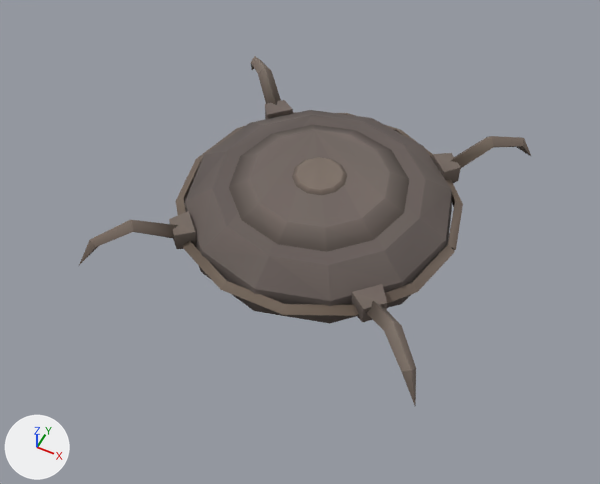
What one commit did to the glTF model assets/ca/gear/gear_mine.glb.
One viewpoint serves both versions: a 50 mm camera at (0.305, -0.662, 0.763) aimed at (0.002, -0.056, 0.006). The axes (+X, +Y, +Z) are drawn at lower left. The lights are the same throughout. The first picture is the older version. Vertices at exactly the same position are counted once.

Names of what the first picture shows: 'ca_gear_mine'.
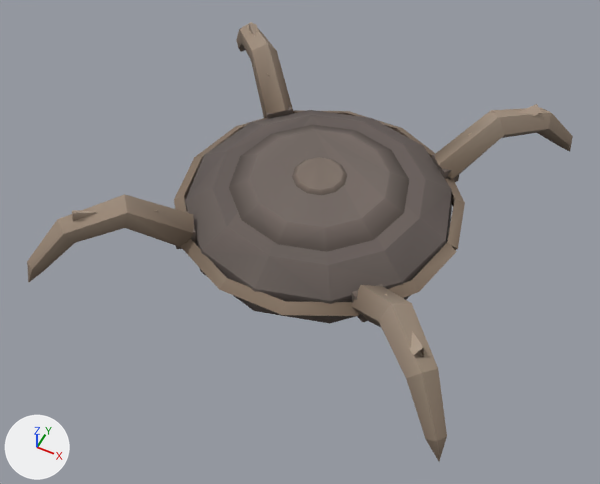
Changed parts and their boxes (x1, y1, x2, y2) in the pictures (600 x 484 px; the box of a moved part takes in the faces that stretch with it):
'ca_gear_mine', reshaped (20% wider, 25% taller): before (79, 56, 532, 406); after (27, 22, 573, 461)
part 1 of me_ca_gear_mine, added: after (236, 22, 293, 118)
part 2 of me_ca_gear_mine, added: after (27, 194, 194, 283)
part 3 of me_ca_gear_mine, added: after (351, 285, 447, 461)
part 4 of me_ca_gear_mine, moved or reshaped: before (79, 56, 532, 406); after (72, 23, 573, 357)
part 5 of me_ca_gear_mine, edited (looks the same): (175, 106, 459, 324) in both

The edits, one by one:
me_ca_gear_mine is used by ob_ca_gear_mine; location (0.0, 0.0, 0.0).
me_ca_gear_mine had 237 vertices, 420 faces and spanned x -0.212..0.212, y -0.212..0.212, z 0.0..0.072.
me_ca_gear_mine now has 293 vertices, 508 faces and spans x -0.255..0.255, y -0.255..0.255, z 0.0..0.103.
me_ca_gear_mine part 1: a new loose piece of 21 vertices spanning x -0.255..-0.105, y 0.102..0.255, z 0.004..0.103, in mat_ca_palette.
me_ca_gear_mine part 2: a new loose piece of 21 vertices spanning x -0.255..-0.102, y -0.255..-0.105, z 0.004..0.103, in mat_ca_palette.
me_ca_gear_mine part 3: a new loose piece of 21 vertices spanning x 0.105..0.255, y -0.255..-0.102, z 0.004..0.103, in mat_ca_palette.
Part 4, on me_ca_gear_mine:
44 vertices are removed from x -0.212..0.212, y -0.212..0.212, z 0.012..0.068.
83 faces are deleted.
4 vertices in x 0.152..0.169, y -0.073..0.073, z 0.016 move by (-0.001, 0.0, 0.0).
4 vertices in x 0.152..0.169, y -0.073..0.073, z 0.028 move by (-0.001, 0.0, 0.004).
3 vertices in x -0.169..-0.152, y -0.073..0.073, z 0.016 move by (0.001, 0.0, 0.0).
3 vertices in x -0.169..-0.152, y -0.073..0.073, z 0.028 move by (0.001, 0.0, 0.004).
39 vertices move from x -0.179..0.191, y -0.175..0.191, z 0.016..0.058 to x -0.181..0.181, y -0.176..0.176, z 0.014..0.103.
37 vertices are added at x -0.21..0.255, y -0.21..0.255, z 0.004..0.102.
57 new faces join them.
me_ca_gear_mine part 5: 163 kept faces spanning x -0.181..0.181, y -0.176..0.176, z 0.0..0.103 get new vertex colours; the middle colour goes from light grey #c3bdb7 to grey #bbb4ae.
